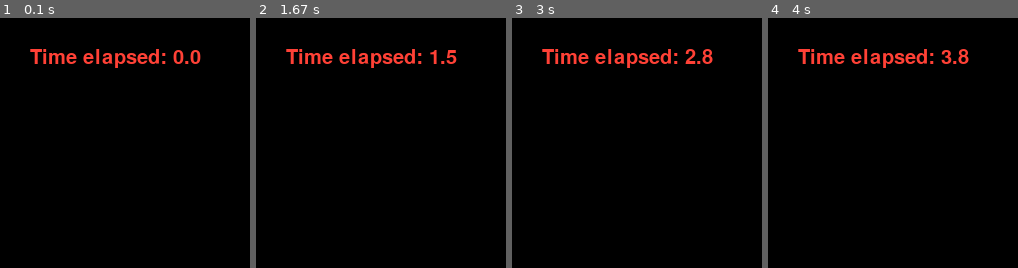
Above: before the commit, frames 1-4 (left to right).
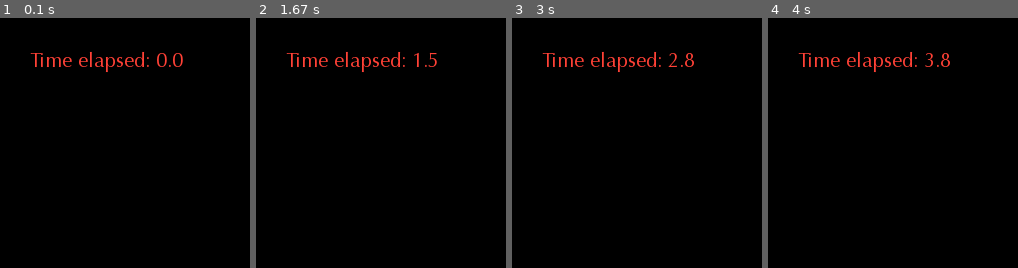
Above: after the commit, the same moments.

Repository: dnetix/pygame_testing
Game: pygame game, started from text_display.py
The game is run twice, just before and just after one commit, with the same random seed, the same clock (stepped at 60 frames per second) and the same inputs.
Inputs:
- Up to frame 1 (0.1 s): no input
- Up to frame 2 (1.67 s): no input
- Up to frame 3 (3 s): no input
- Up to frame 4 (4 s): no input
The pictures show only the part of the screen within x 0-50%, y 0-50%; the shares and areas given below are measured in that part.

The runs differ from the first frame. In frame 1, 2.5% of the frame differs, in the area x 12-81%, y 12-22%; in frame 2, 2.4%; in frame 3, 2.6%; in frame 4, 2.6%.

Commit message:
Add behaviour to change the font face

Diff:
--- a/mylibpg.py
+++ b/mylibpg.py
@@ -41,6 +41,11 @@
         self.update()
         return self
 
+    def set_font(self, font):
+        self.fontFace = font
+        self.update()
+        return self
+
     def visualize(self):
         self.screen.blit(self.surface, (self.x, self.y))
 
--- a/text_display.py
+++ b/text_display.py
@@ -17,7 +17,7 @@
 ended = False
 
 t = mylibpg.SimpleText(screen, 'Testing', (30, 30), 20, mylibpg.COLOR_RED)
-t.visualize()
+t.set_font('./assets/Optima.ttc')
 
 while not ended:
 
@@ -27,7 +27,6 @@
 
     screen.fill(mylibpg.COLOR_BLACK)
 
-    # t.set_text('Time elapsed: ' + str(math.floor(timer / 1000))).visualize()
     t.set_text('Time elapsed: ' + str(timer / 1000)).visualize()
 
     pygame.display.update()
Binary file added: assets/Optima.ttc
